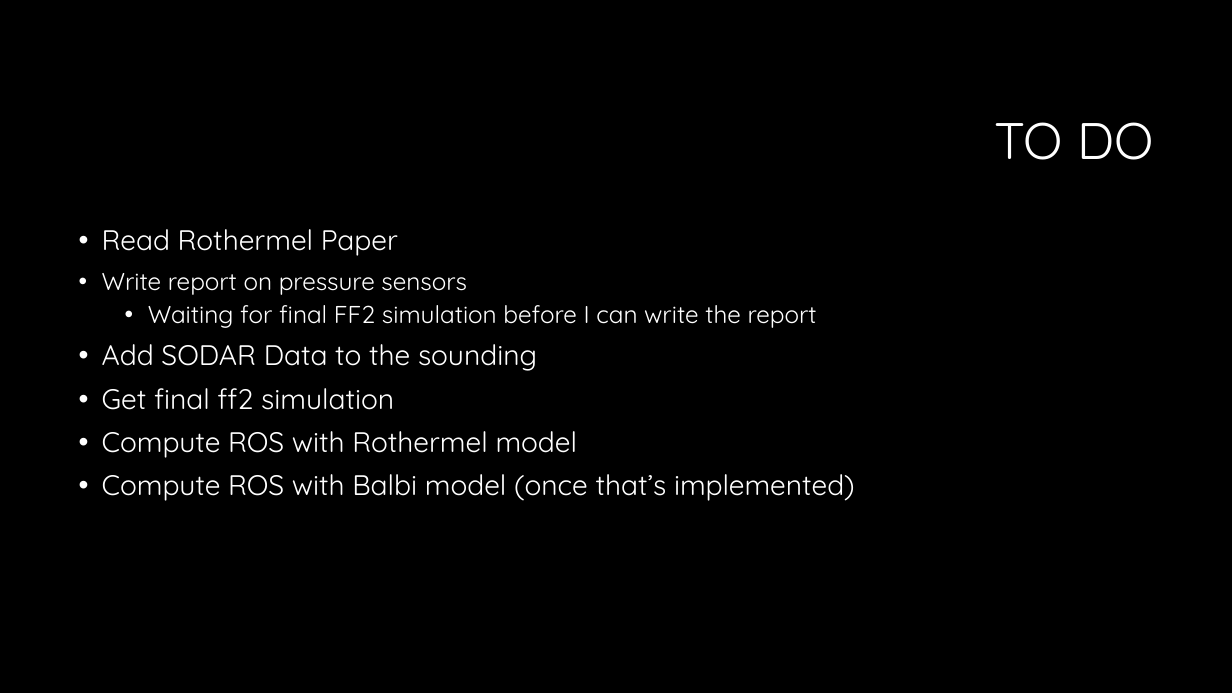
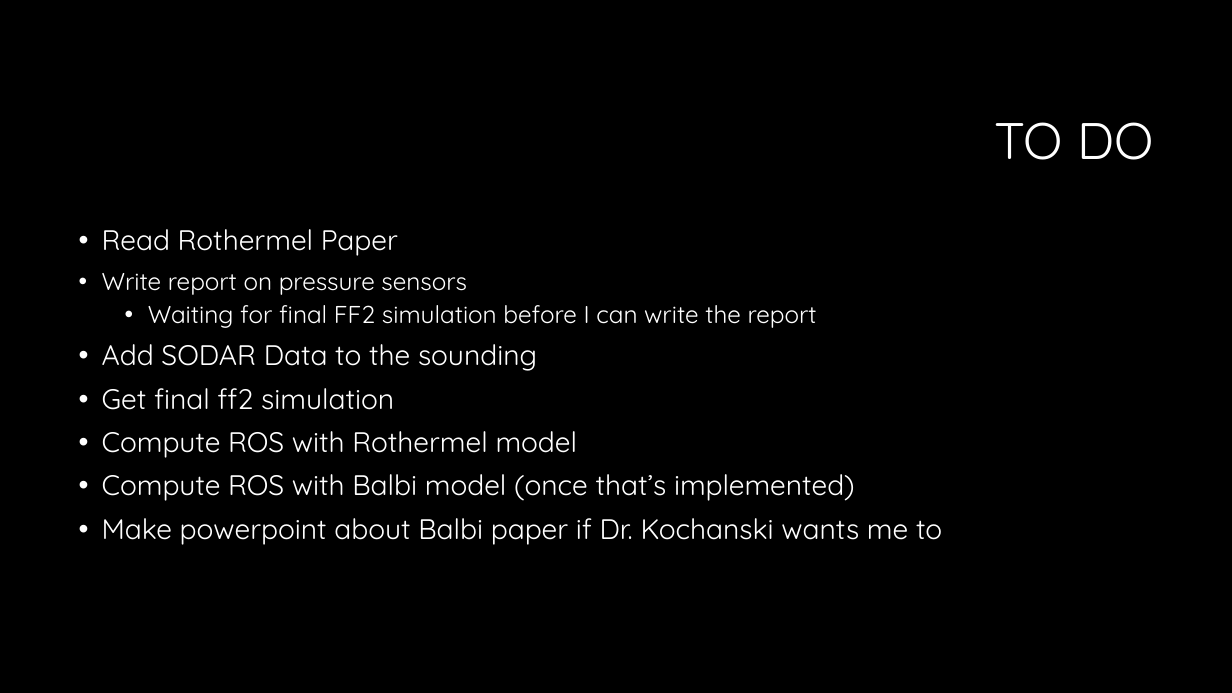
Before and after one commit to Jeremy-Benik/Meeting_Notes, a slide deck: slide 10 of 09022022_Presentation.pptx (slide 9 before the commit). Drawn at 1232x693 pixels with LibreOffice and Linux fonts; fonts in the diff are those of the drawing; background and template pictures are left out. Boxes give left, top, right and bottom in pixels: in the first picture for what was removed or moved away, otherwise in the second. Text is boxed around its words. In the diff, an @@ line names an element or a change of style, - is before the commit and + after.

Commit message:
Adding powerpoints

```diff
--- a/09022022_Presentation.pptx
+++ b/09022022_Presentation.pptx
@@ text at (x1=102, y1=518, x2=942, y2=545): paragraph added @@
+• Make powerpoint about Balbi paper if Dr. Kochanski wants me to
```
Also in this commit, not shown: 2 other slides changed, 1 slide added, 1 other file.
